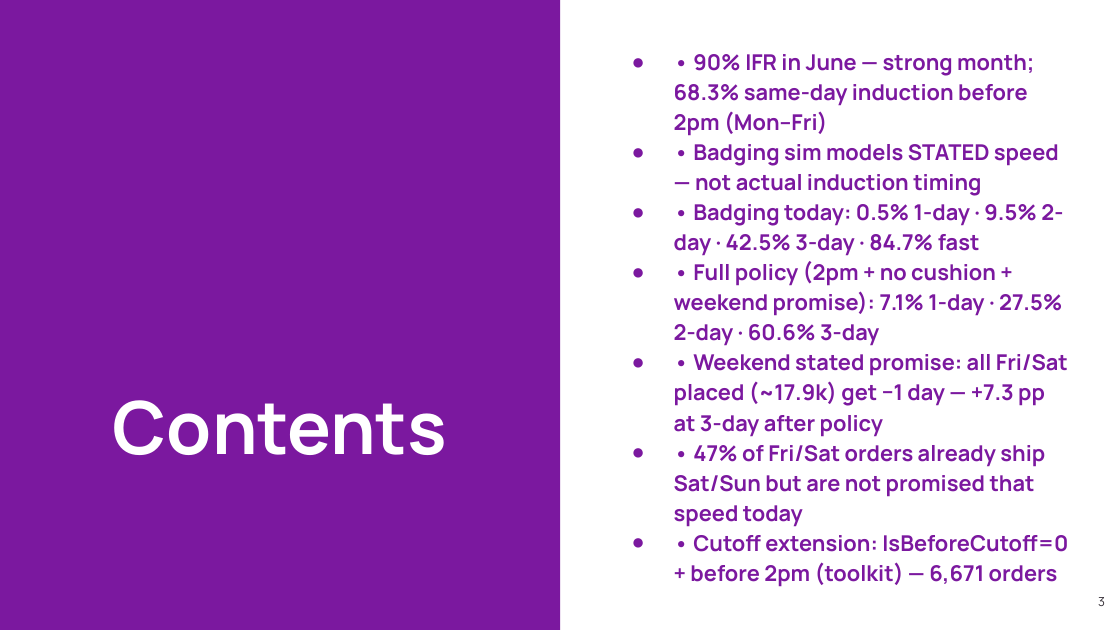
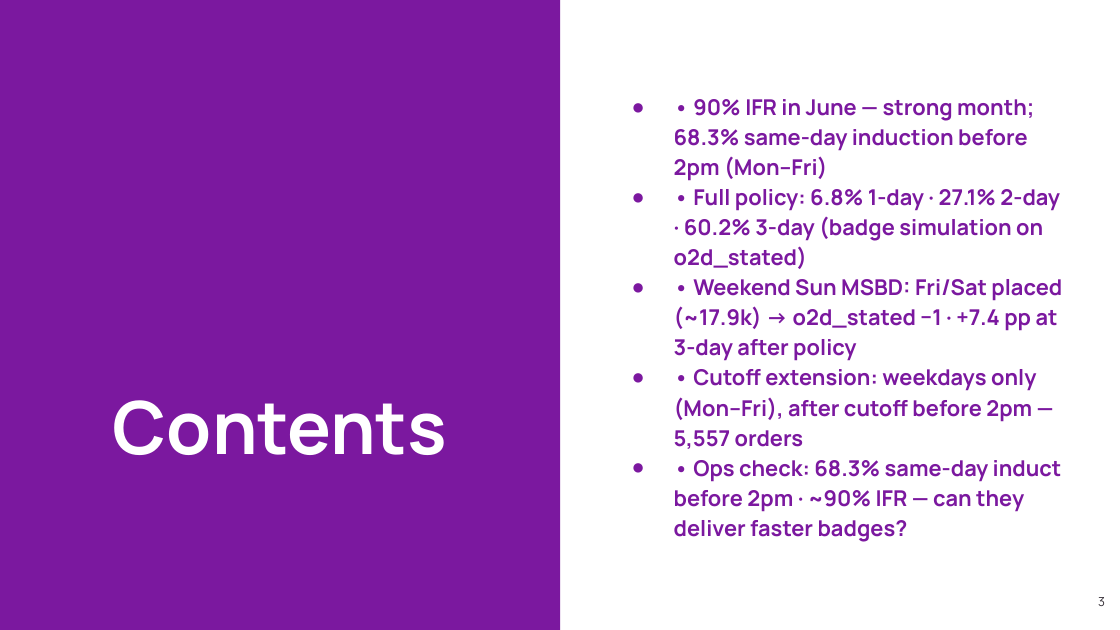
Before and after one commit to et844p/O2S, a slide deck: slide 3 of output/safavieh/Safavieh_CEO_June_MSBD.pptx. Drawn at 1120x630 pixels with LibreOffice and Linux fonts; fonts in the diff are those of the drawing; background and template pictures are left out. Boxes give left, top, right and bottom in pixels: in the first picture for what was removed or moved away, otherwise in the second. Text is boxed around its words. In the diff, an @@ line names an element or a change of style, - is before the commit and + after.

```diff
--- a/output/safavieh/Safavieh_CEO_June_MSBD.pptx
+++ b/output/safavieh/Safavieh_CEO_June_MSBD.pptx
@@ text at (674,189,1062,542): text changed @@
-● • Badging sim models STATED speed — not actual induction timing
-● • Badging today: 0.5% 1-day · 9.5% 2-day · 42.5% 3-day · 84.7% fast
-● • Full policy (2pm + no cushion + weekend promise): 7.1% 1-day · 27.5% 2-day · 60.6% 3-day
-● • Weekend stated promise: all Fri/Sat placed (~17.9k) get −1 day — +7.3 pp at 3-day after policy
-● • 47% of Fri/Sat orders already ship Sat/Sun but are not promised that speed today
-● • Cutoff extension: IsBeforeCutoff=0 + before 2pm (toolkit) — 6,671 orders
+● • Full policy: 6.8% 1-day · 27.1% 2-day · 60.2% 3-day (badge simulation on o2d_stated)
+● • Weekend Sun MSBD: Fri/Sat placed (~17.9k) → o2d_stated −1 · +7.4 pp at 3-day after policy
+● • Cutoff extension: weekdays only (Mon–Fri), after cutoff before 2pm — 5,557 orders
+● • Ops check: 68.3% same-day induct before 2pm · ~90% IFR — can they deliver faster badges?
```
Also in this commit, not shown: 2 other slides changed, 12 other files.
